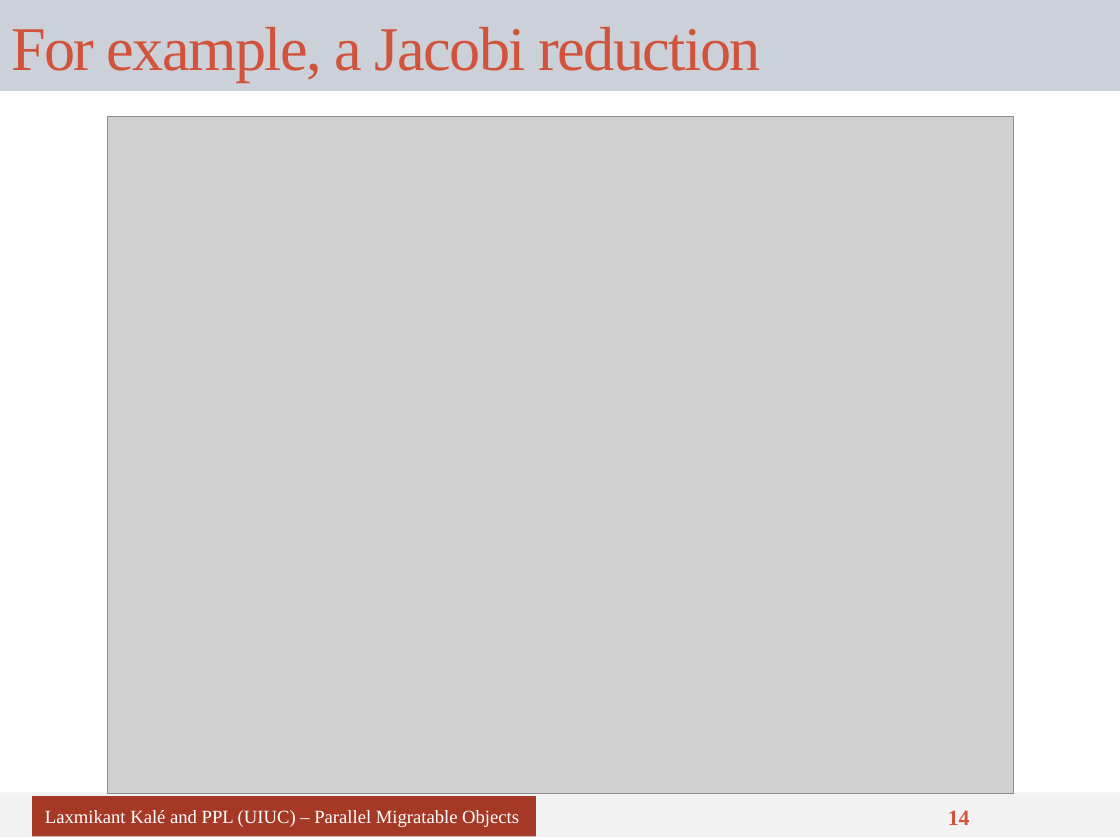
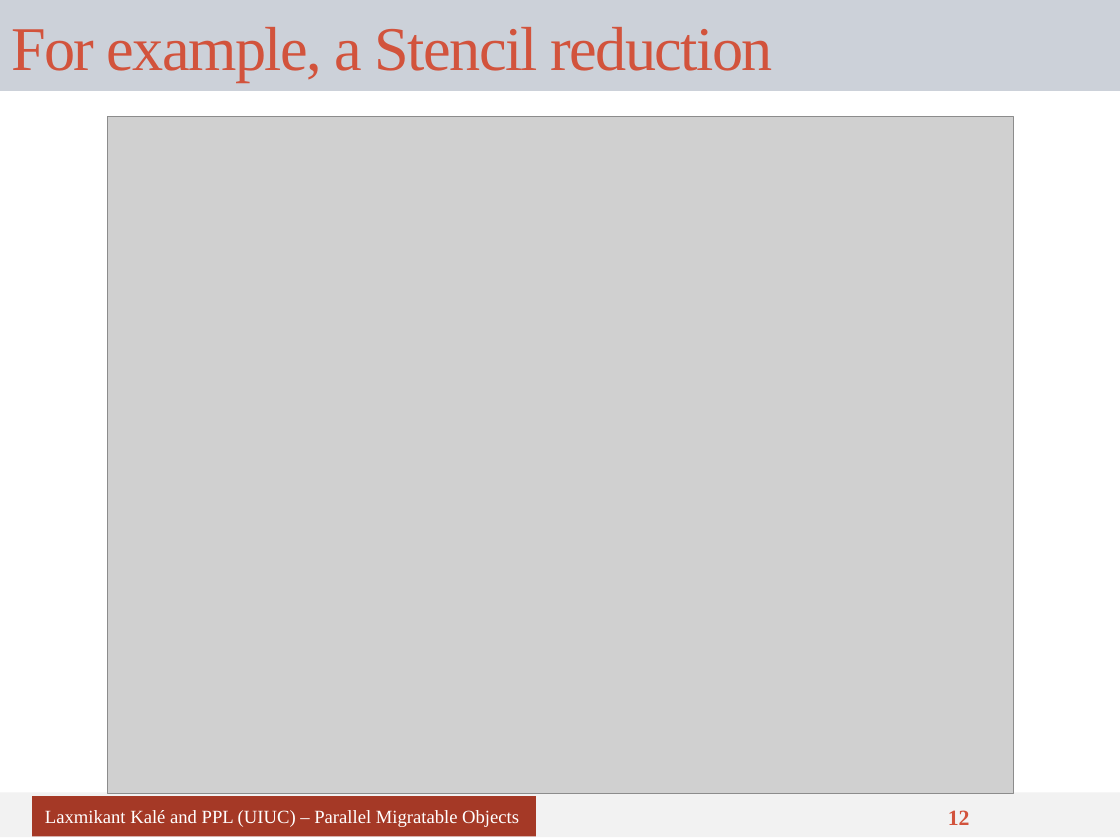
Before and after one commit to UIUC-PPL/charm_tutorial, a slide deck: slide 12 of tutorial-01-intro.pptx (slide 14 before the commit). Drawn at 1120x840 pixels with LibreOffice and Linux fonts; fonts in the diff are those of the drawing; grey boxes stand for pictures. Boxes give left, top, right and bottom in pixels: in the first picture for what was removed or moved away, otherwise in the second. Text is boxed around its words. In the diff, an @@ line names an element or a change of style, - is before the commit and + after.

```diff
--- a/tutorial-01-intro.pptx
+++ b/tutorial-01-intro.pptx
@@ title at box(11, 27, 773, 82): text changed @@
-For example, a Jacobi reduction
+For example, a Stencil reduction
@@ page number at box(948, 810, 970, 825): text changed @@
-14
+12
```
Also in this commit, not shown: 3 other slides changed, 2 slides removed.
